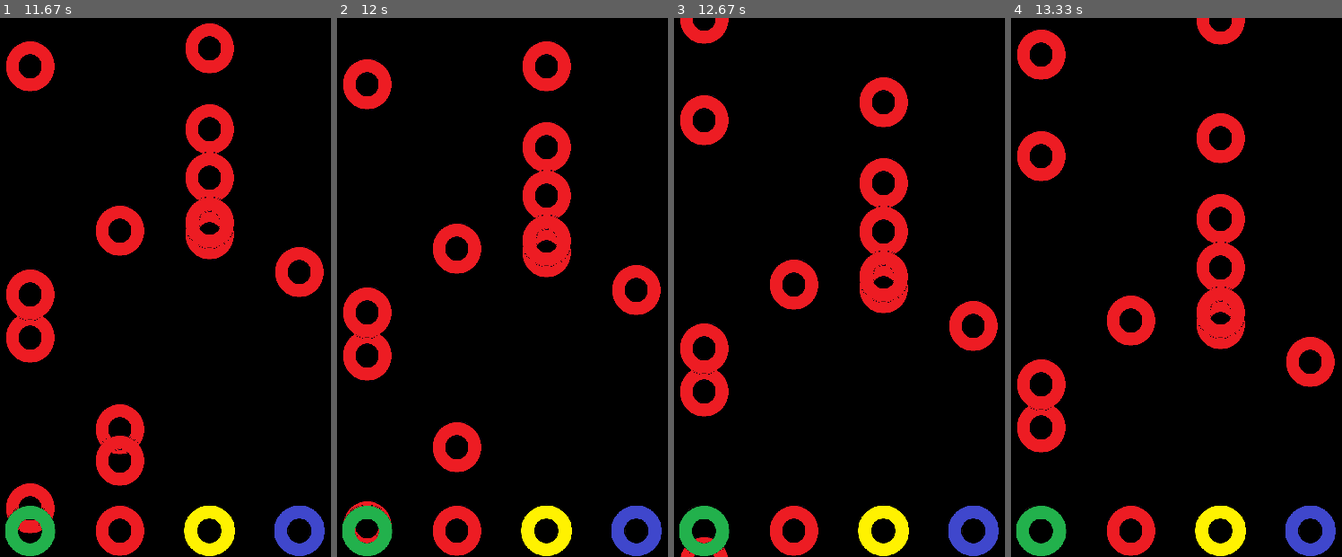
Above: before the commit, frames 1-4 (left to right).
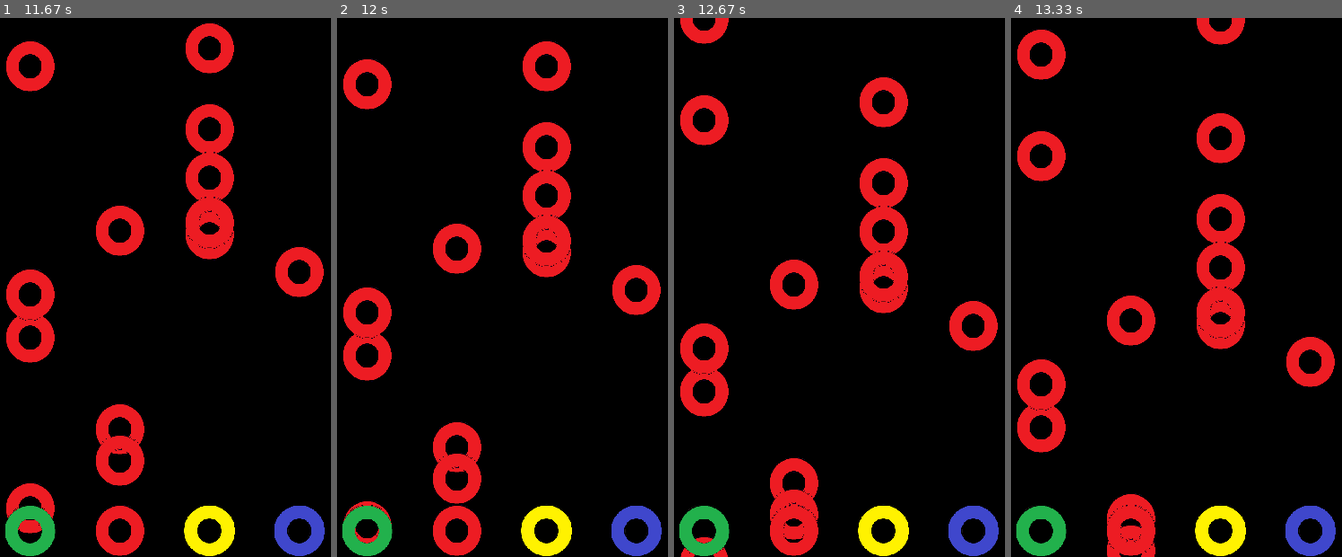
Above: after the commit, the same moments.

Repository: romulofff/gym-hero
Game: pygame game, started from src/game.py
Two runs of this game, one before a commit and one after it. Both use one fixed random seed, a clock stepped at 60 frames per second and the inputs below.
Inputs:
- Up to frame 1 (11.67 s): no input
- Up to frame 2 (12 s): no input
- Up to frame 3 (12.67 s): no input
- Up to frame 4 (13.33 s): no input

Frame 1 is identical in both runs. In frame 2, 0.7% of the frame differs, in the area x 28-44%, y 80-91%; in frame 3, 1.2%, in the area x 28-44%, y 81-97%; in frame 4, 0.6%.

Commit message:
Colliding notes and frets

Diff:
--- a/src/game.py
+++ b/src/game.py
@@ -67,15 +67,29 @@
 redChange = random.uniform(2, 3)  # randomizes intial speed
 red_note = Note(redImg, redX, redY)
 
-note_list = pygame.sprite.Group()
+green_notes_list = pygame.sprite.Group()
+red_notes_list = pygame.sprite.Group()
+yellow_notes_list = pygame.sprite.Group()
+blue_notes_list = pygame.sprite.Group()
+all_notes_list = pygame.sprite.Group()
 all_sprites_list = pygame.sprite.Group()
 
 for i in range(50):
     note = Note(redImg, redX, redY)
-    note.rect.x = random.choice([200, 300, 400, 500])
+    rect_x = random.choice([200, 300, 400, 500])  # choose note color
+    note.rect.x = rect_x
     note.rect.y = random.uniform(-600*3, -60)
 
-    note_list.add(note)
+    if rect_x == 200:
+        green_notes_list.add(note)
+    if rect_x == 300:
+        red_notes_list.add(note)
+    if rect_x == 400:
+        yellow_notes_list.add(note)
+    if rect_x == 500:
+        blue_notes_list.add(note)
+
+    all_notes_list.add(note)
     all_sprites_list.add(note)
 
 # GreenFret
@@ -107,22 +121,31 @@
 score = 0
 done = False
 while not done:
+    green_notes_hit_list = pygame.sprite.spritecollide(
+        greenFret, green_notes_list, False)
+    red_notes_hit_list = pygame.sprite.spritecollide(
+        redFret, red_notes_list, False)
+    yellow_notes_hit_list = pygame.sprite.spritecollide(
+        yellowFret, yellow_notes_list, False)
+    blue_notes_hit_list = pygame.sprite.spritecollide(
+        blueFret, blue_notes_list, False)
+
     for event in pygame.event.get():
         if event.type == pygame.QUIT:
             done = True
         # if event.type == pygame.KEYDOWN:
-        #     if event.key == pygame.K_DOWN:
-        #         redFret.rect.x += 10
+            if event.key == pygame.K_a:
+                redFret.rect.x += 10
         #     if event.key == pygame.K_UP:
         #         redFret.rect.y += 10
 
     screen.fill((0, 0, 0))
 
-    notes_hit_list = pygame.sprite.spritecollide(redFret, note_list, True)
-    if len(notes_hit_list) > 0:
-        print(notes_hit_list)
-    note_list.update()
+    # Move notes down
+    all_notes_list.update()
+
     all_sprites_list.draw(screen)
+
     clock.tick(60)
     pygame.display.flip()
 
